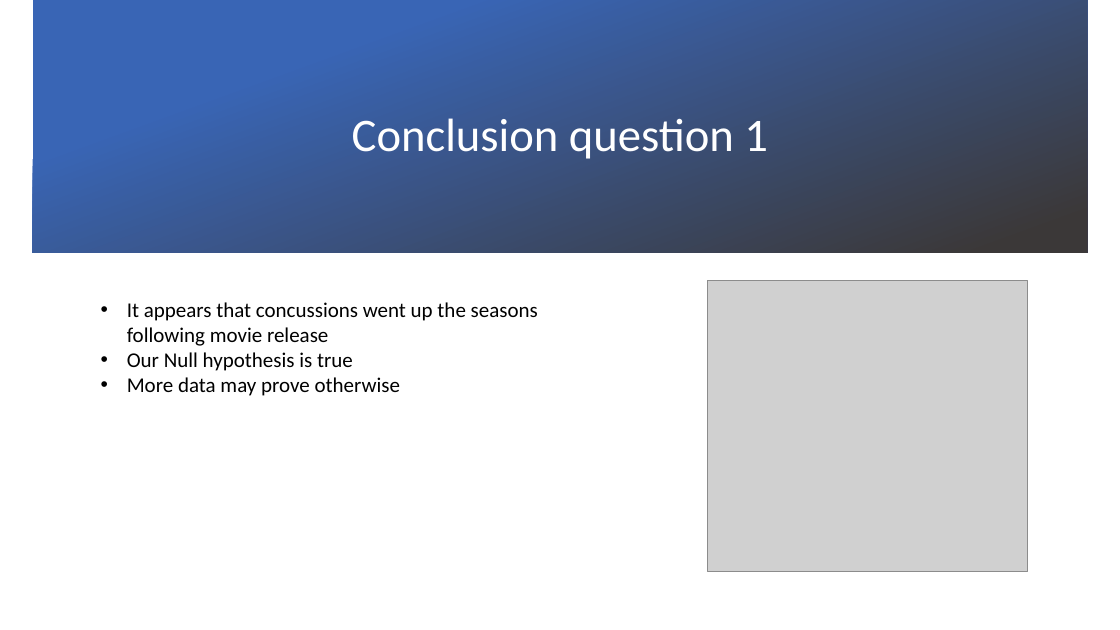
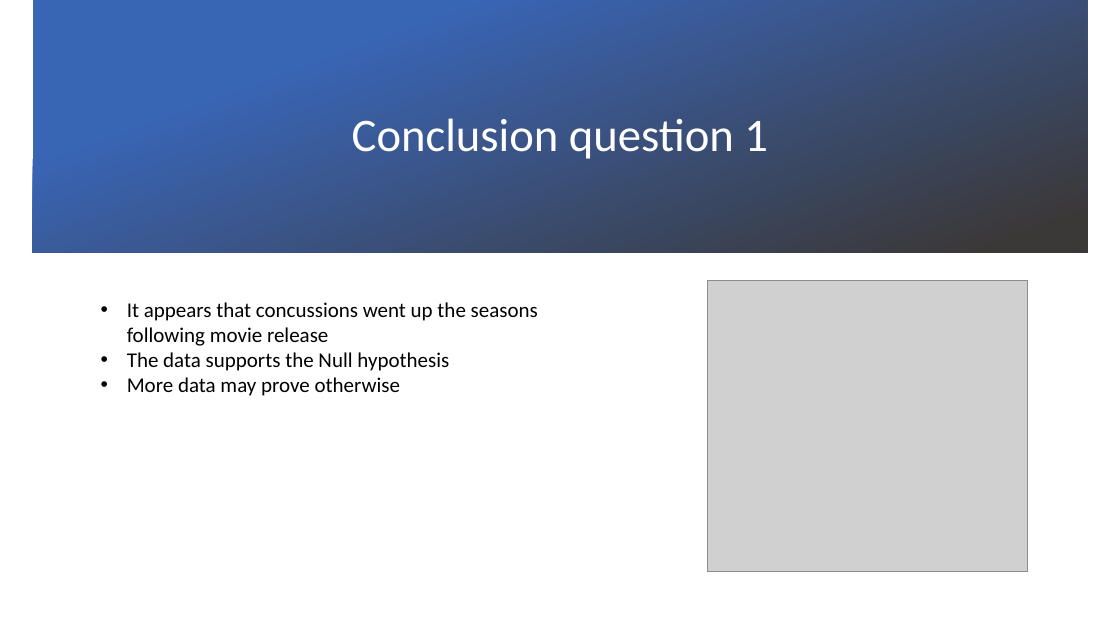
Before and after one commit to trippy64/ConcussionGroupA, a slide deck: slide 7 of Concussions in the NFL.pptx. Drawn at 1120x630 pixels with LibreOffice and Linux fonts; fonts in the diff are those of the drawing; grey boxes stand for pictures; background and template pictures are left out. Boxes give left, top, right and bottom in pixels: in the first picture for what was removed or moved away, otherwise in the second. Text is boxed around its words. In the diff, an @@ line names an element or a change of style, - is before the commit and + after.

```diff
--- a/Concussions in the NFL.pptx
+++ b/Concussions in the NFL.pptx
@@ text at [127, 352, 449, 371]: text changed @@
-• Our Null hypothesis is true
+• The data supports the Null hypothesis
```
Also in this commit, not shown: 1 other slide changed, 3 slides added, 2 other files.
